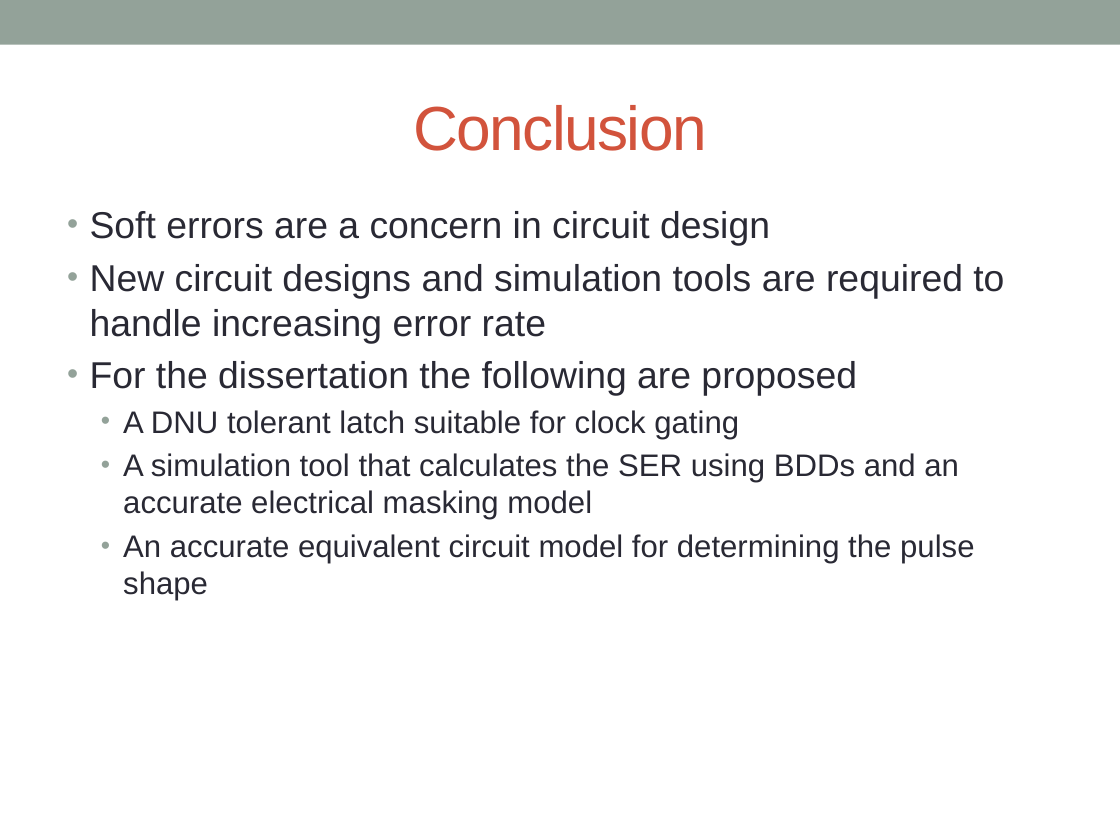
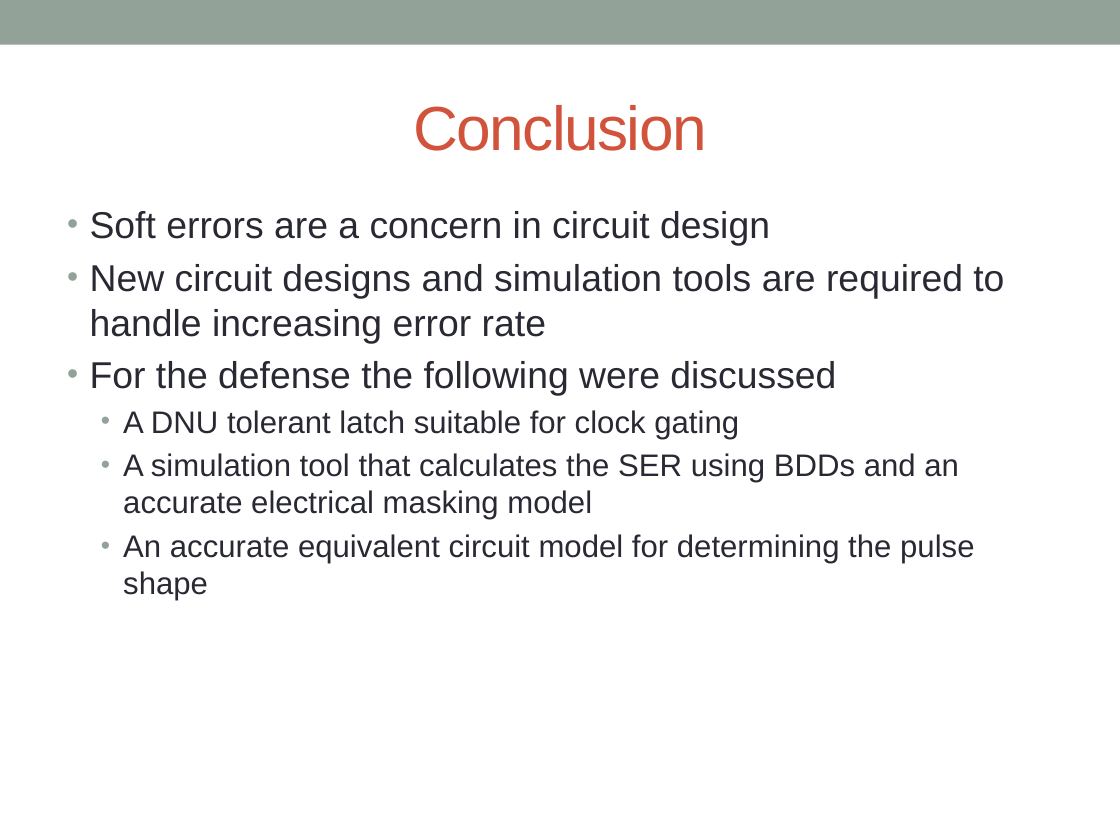
Before and after one commit to acwatkins88/Fast_SET, a slide deck: slide 55 of Dissertation/Dissertation Defense/Dissertation Defense.pptx (slide 19 before the commit). Drawn at 1120x840 pixels with LibreOffice and Linux fonts; fonts in the diff are those of the drawing; background and template pictures are left out. Boxes give left, top, right and bottom in pixels: in the first picture for what was removed or moved away, otherwise in the second. Text is boxed around its words. In the diff, an @@ line names an element or a change of style, - is before the commit and + after.

Commit message:
Finished Defense Presentation

```diff
--- a/Dissertation/Dissertation Defense/Dissertation Defense.pptx
+++ b/Dissertation/Dissertation Defense/Dissertation Defense.pptx
@@ text at (x1=90, y1=361, x2=836, y2=395): text changed @@
-• For the dissertation the following are proposed
+• For the defense the following were discussed
```
Also in this commit, not shown: 37 slides added, 1 slide removed, 36 other files.
